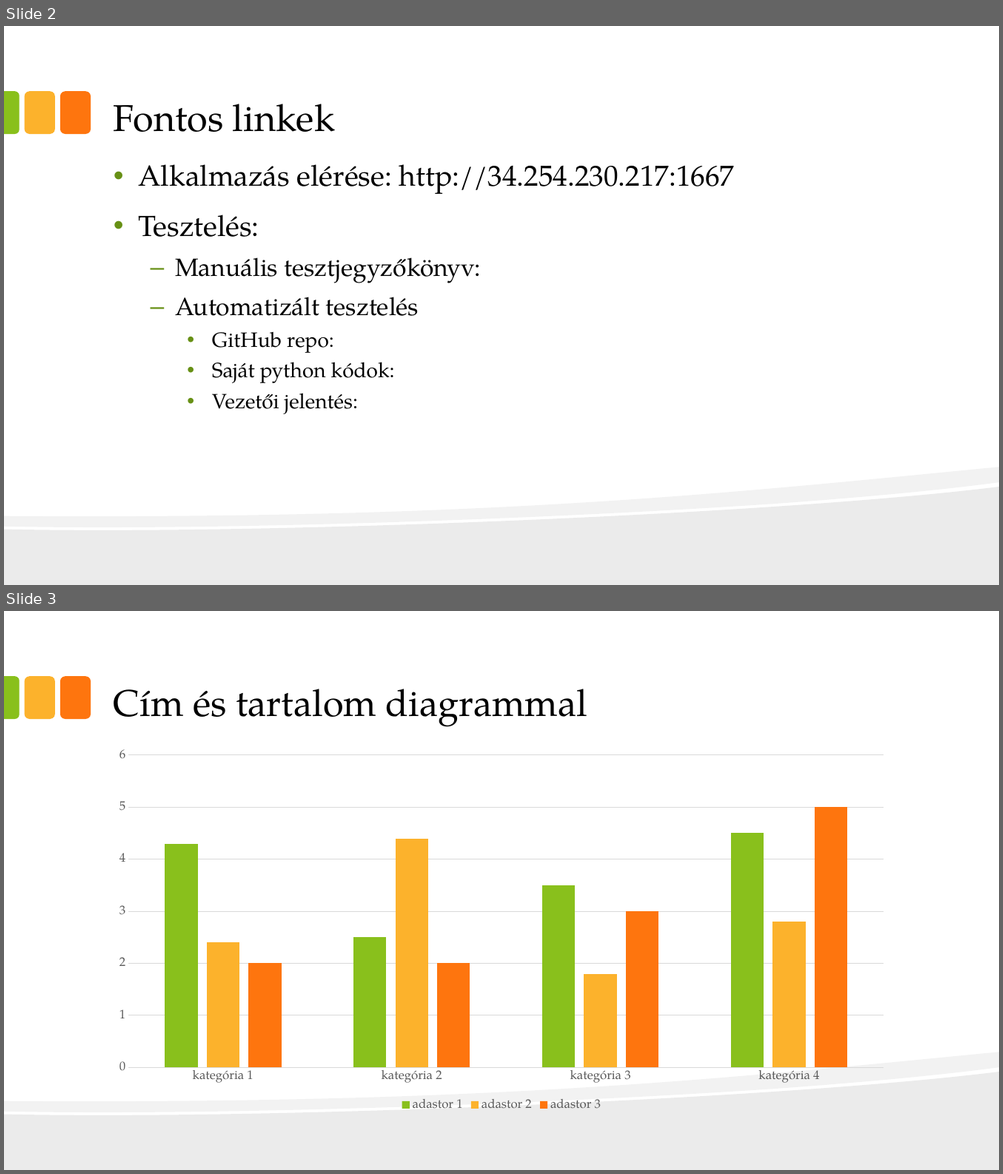
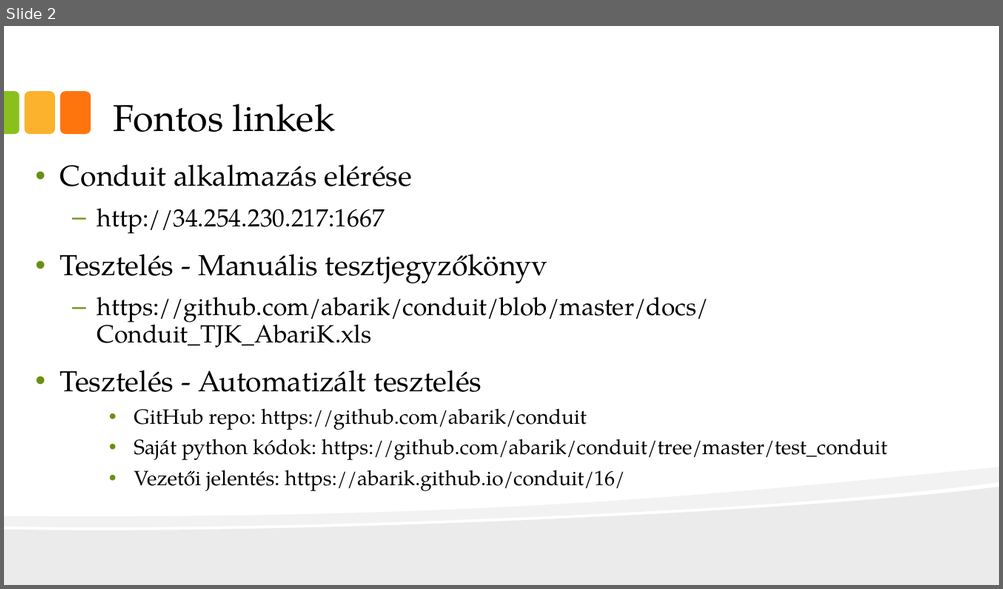
Before and after one commit to abarik/conduit, a slide deck: docs/Conduit_prezentacio_AbariK.pptx. Shown one above the other, each under a label of ours: slides 2 and 3 before the commit, slide 2 after it. The pictures are 1003x1174 and 1003x589 pixels, drawn with LibreOffice and Linux fonts; fonts in the diff are those of the drawing. Boxes give left, top, right and bottom in pixels: in the first picture for what was removed or moved away, otherwise in the second. Text is boxed around its words. In the diff, an @@ line names an element or a change of style, - is before the commit and + after.

```diff
--- a/docs/Conduit_prezentacio_AbariK.pptx
+++ b/docs/Conduit_prezentacio_AbariK.pptx
@@ slide 3 removed at box(4, 611, 999, 1170), background #FFFFFF; not listed: 5 template elements that a slide beside it also shows @@
@@ title removed at box(114, 689, 587, 727) @@
-Cím és tartalom diagrammal
@@ column chart removed at box(103, 741, 899, 1115) @@
-categories: kategória 1, kategória 2, kategória 3, kategória 4
-adastor 1: 4.3, 2.5, 3.5, 4.5
-adastor 2: 2.4, 4.4, 1.8, 2.8
-adastor 3: 2, 2, 3, 5
@@ slide 2 changed as well @@
@@ text at box(60, 164, 887, 491): text changed; size 28 to 20 pt @@
-• Alkalmazás elérése: http://34.254.230.217:1667
-• Tesztelés:
-  – Manuális tesztjegyzőkönyv:
-  – Automatizált tesztelés
-    • GitHub repo:
-    • Saját python kódok:
-    • Vezetői jelentés:
+• Conduit alkalmazás elérése
+  – http://34.254.230.217:1667
+• Tesztelés - Manuális tesztjegyzőkönyv
+  – https://github.com/abarik/conduit/blob/master/docs/Conduit_TJK_AbariK.xls
+• Tesztelés - Automatizált tesztelés
+    • GitHub repo: https://github.com/abarik/conduit
+    • Saját python kódok: https://github.com/abarik/conduit/tree/master/test_conduit
+    • Vezetői jelentés: https://abarik.github.io/conduit/16/
```
Also in this commit, not shown: 1 other slide changed, 5 slides added, 8 other slides removed, 1 other file.
